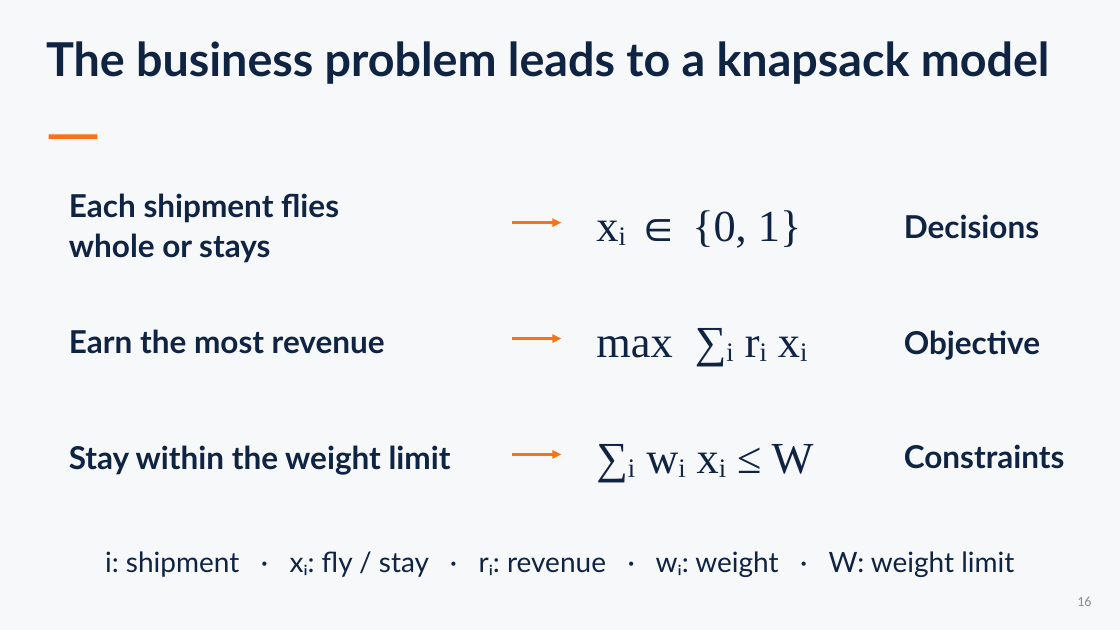
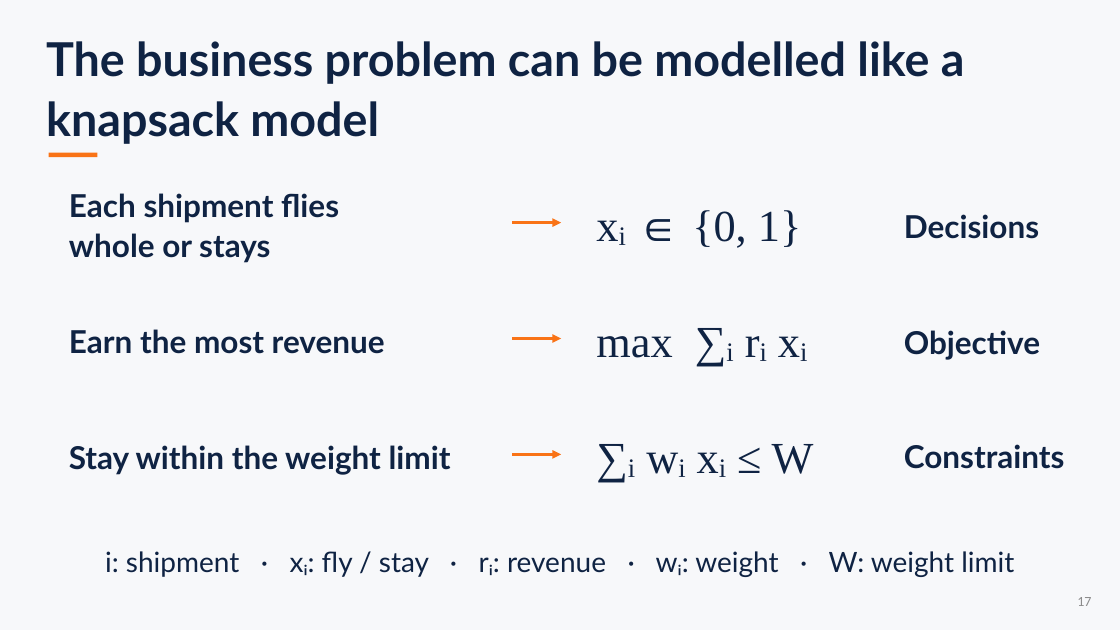
Before and after one commit to sefop/sefop-training-hub, a slide deck: slide 17 of workshops/2026-11-06-cal_poly/sefop-cal-poly.pptx (slide 16 before the commit). Drawn at 1120x630 pixels with LibreOffice and Linux fonts; fonts in the diff are those of the drawing. Boxes give left, top, right and bottom in pixels: in the first picture for what was removed or moved away, otherwise in the second. Text is boxed around its words. In the diff, an @@ line names an element or a change of style, - is before the commit and + after.

```diff
--- a/workshops/2026-11-06-cal_poly/sefop-cal-poly.pptx
+++ b/workshops/2026-11-06-cal_poly/sefop-cal-poly.pptx
@@ text at [46,41,965,144]: text changed @@
-The business problem leads to a knapsack model
+The business problem can be modelled like a knapsack model
@@ rectangle: place and size @@
-rectangle at [49,134,97,139]
+rectangle at [49,153,97,158]
@@ page number at [1077,597,1091,606]: text changed @@
-16
+17
```
Also in this commit, not shown: 15 other slides changed, 8 slides added, 1 slide removed, 2 other files.
